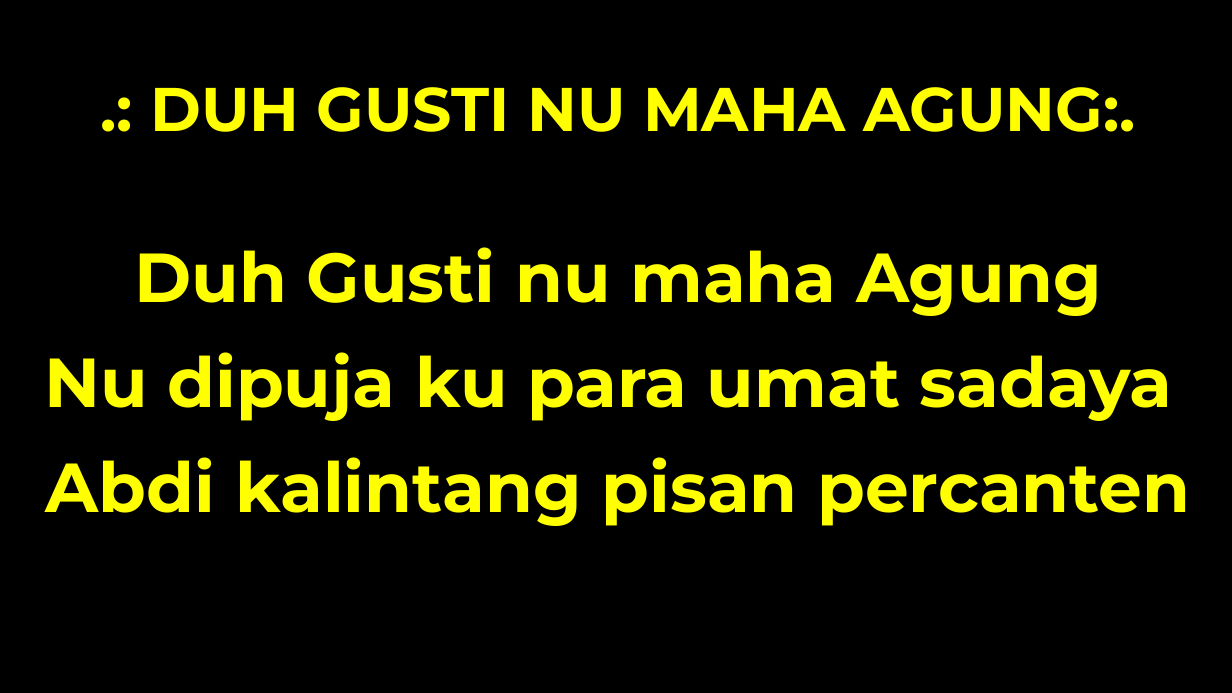
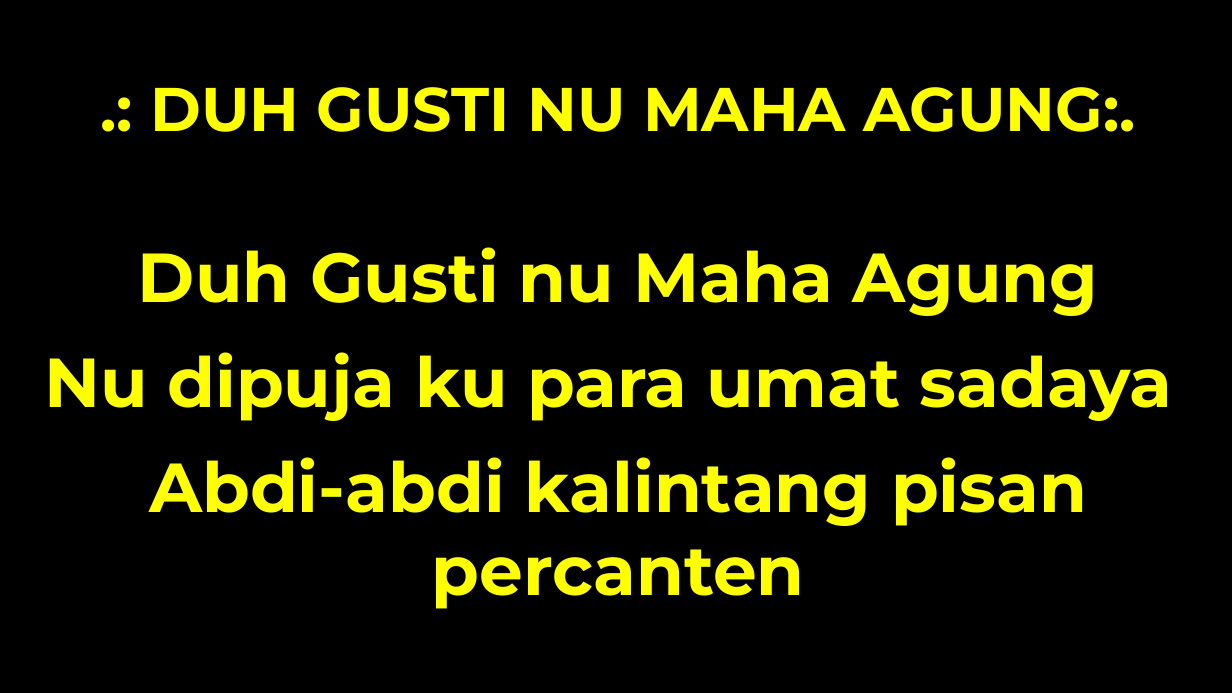
Before and after one commit to laurensius/Slide_Misa_KRC, a slide deck: slide 50 of 2020 12 tanggal 5 - 6/Slide Misa Bahasa Sunda.pptx. Drawn at 1232x693 pixels with LibreOffice and Linux fonts; fonts in the diff are those of the drawing; background and template pictures are left out. Boxes give left, top, right and bottom in pixels: in the first picture for what was removed or moved away, otherwise in the second. Text is boxed around its words. In the diff, an @@ line names an element or a change of style, - is before the commit and + after.

```diff
--- a/2020 12 tanggal 5 - 6/Slide Misa Bahasa Sunda.pptx
+++ b/2020 12 tanggal 5 - 6/Slide Misa Bahasa Sunda.pptx
@@ text at [138, 247, 1098, 316]: text changed @@
-Duh Gusti nu maha Agung
+Duh Gusti nu Maha Agung
@@ text at [149, 457, 1087, 609]: text changed @@
-Abdi kalintang pisan percanten
+Abdi-abdi kalintang pisan percanten
```
Also in this commit, not shown: 8 other slides changed, 8 other files.
